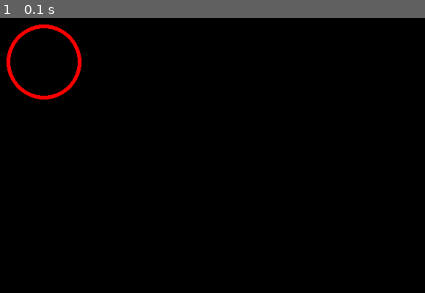
Above: before the commit, frame 1.
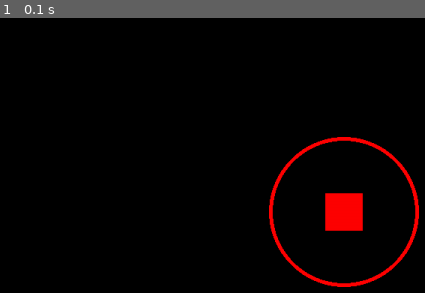
Above: after the commit, the same moment.

Repository: ProgrammingPi/testPygame
Game: pygame game, started from test.py
Two runs of this game, one before a commit and one after it. Both use one fixed random seed, a clock stepped at 60 frames per second and the inputs below.
Inputs:
- Up to frame 1 (0.1 s): no input

The runs differ from the first frame. In frame 1, 3.9% of the frame differs, in the area x 1-99%, y 2-98%.

Commit message:
changed the circle size and its in the middle, added a cube in the middle and changed color

Diff:
--- a/test.py
+++ b/test.py
@@ -3,10 +3,10 @@
 pygame.init()
 
 screen = pygame.display.set_mode((1200, 800))
-#r = pygame.Rect(50, 50, 100, 200)
-#pygame.draw.rect(screen, (255, 0, 0), r, 0)
+r = pygame.Rect(575, 375, 50, 50)
+pygame.draw.rect(screen, (255, 0, 0), r, 0)
 
-pygame.draw.circle(screen, (255,0,0), (200,200), 50, width=5)
+pygame.draw.circle(screen, (255,0,0), (600,400), 100, width=5)
 while True:
     for event in pygame.event.get():
         if event.type == pygame.QUIT:
